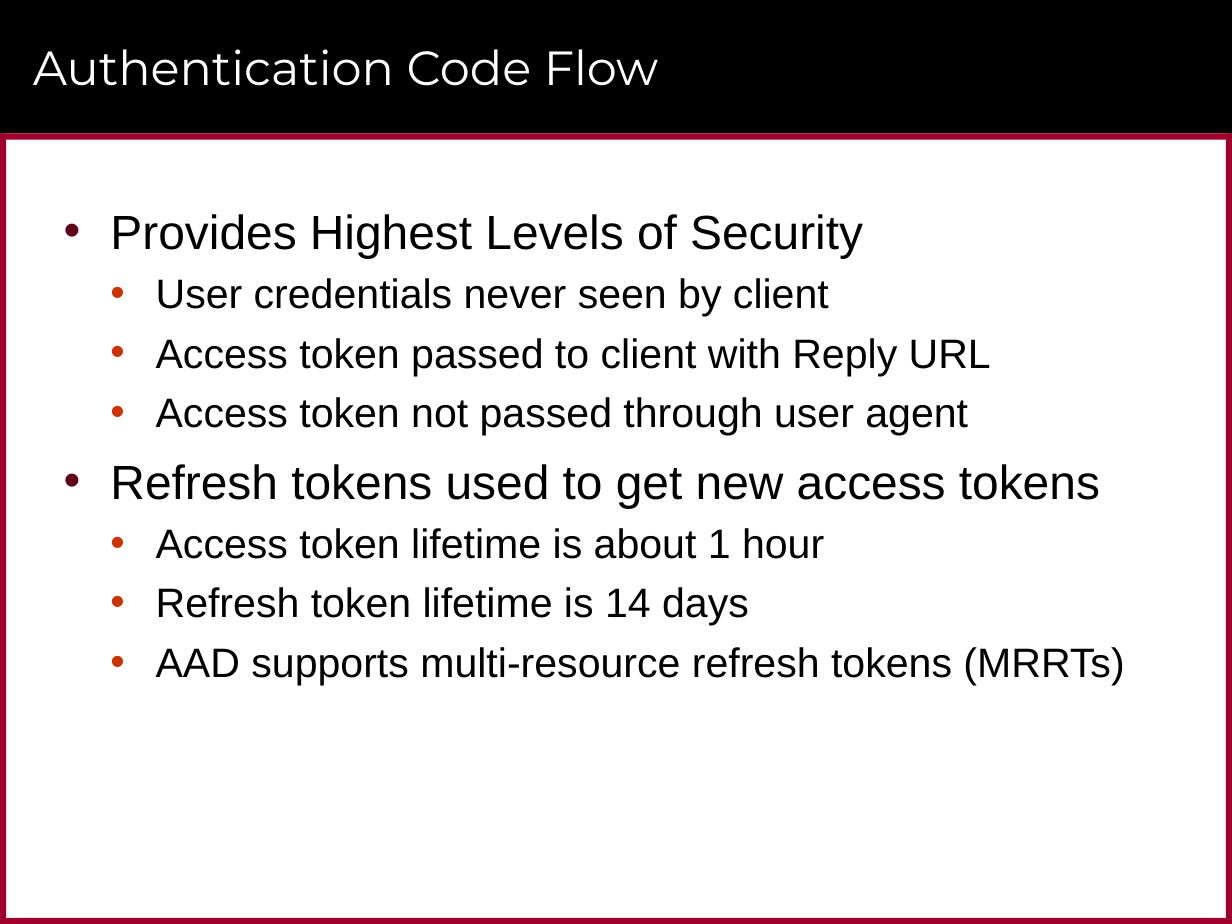
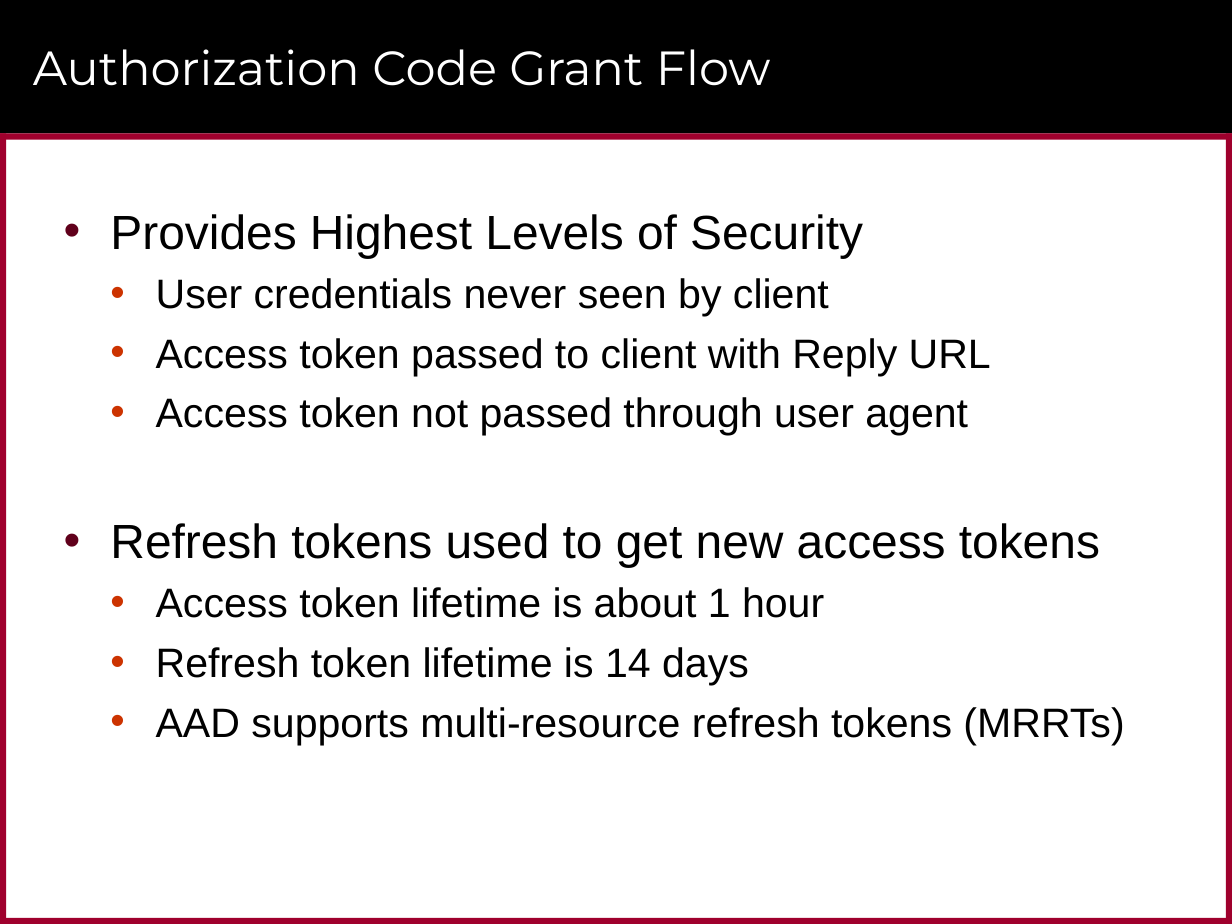
Before and after one commit to CriticalPathTraining/MSD365_Courseware, a slide deck: slide 32 of 07 AzureActiveDirectory.pptx (slide 33 before the commit). Drawn at 1232x924 pixels with LibreOffice and Linux fonts; fonts in the diff are those of the drawing; background and template pictures are left out. Boxes give left, top, right and bottom in pixels: in the first picture for what was removed or moved away, otherwise in the second. Text is boxed around its words. In the diff, an @@ line names an element or a change of style, - is before the commit and + after.

```diff
--- a/07 AzureActiveDirectory.pptx
+++ b/07 AzureActiveDirectory.pptx
@@ title at (33, 49, 771, 86): text changed @@
-Authentication Code Flow
+Authorization Code Grant Flow
@@ text "Provides Highest Levels of Security" rewrapped from (110, 214, 1124, 685) to (110, 214, 1124, 745) @@
```
Also in this commit, not shown: 2 other slides changed, 1 slide removed, 10 other files.
